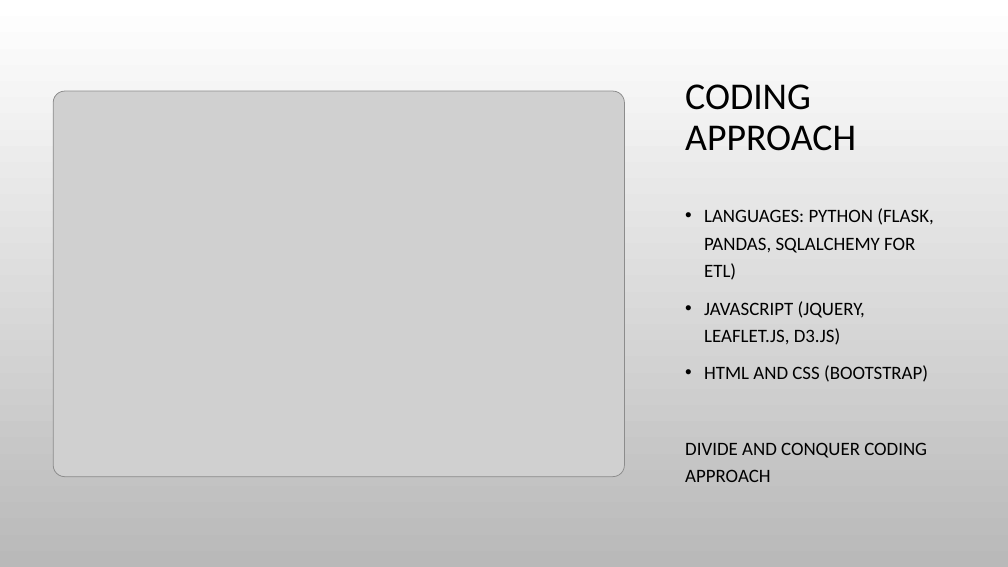
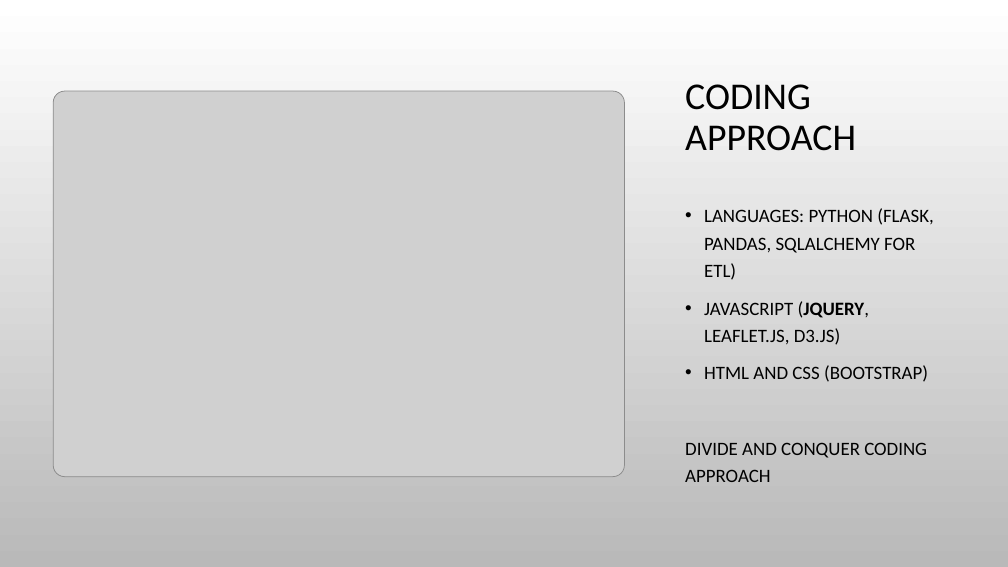
Before and after one commit to ikleinman/Project_3MovieDatabase, a slide deck: slide 3 of IMDB 5000 Movies.pptx. Drawn at 1008x567 pixels with LibreOffice and Linux fonts; fonts in the diff are those of the drawing; grey boxes stand for pictures; background and template pictures are left out. Boxes give left, top, right and bottom in pixels: in the first picture for what was removed or moved away, otherwise in the second. Text is boxed around its words. In the diff, an @@ line names an element or a change of style, - is before the commit and + after.

```diff
--- a/IMDB 5000 Movies.pptx
+++ b/IMDB 5000 Movies.pptx
@@ text at (704, 301, 869, 345): bold on in "(JQUERY," @@
```
Also in this commit, not shown: 1 other slide changed, 4 other files.
